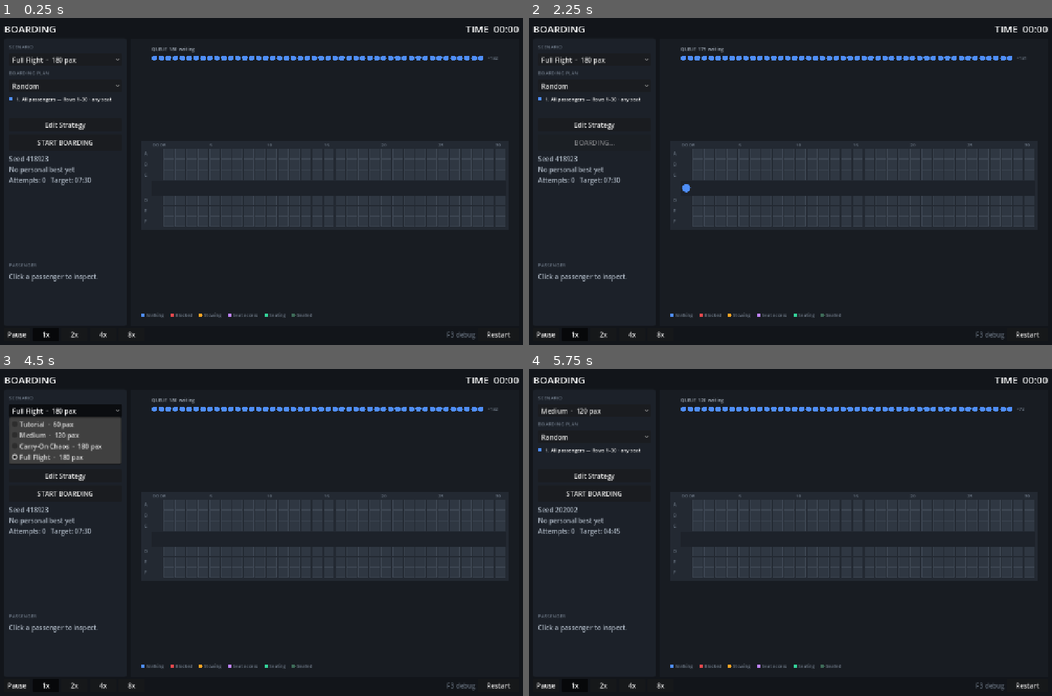
Above: before the commit, frames 1-4 (two rows, left to right).
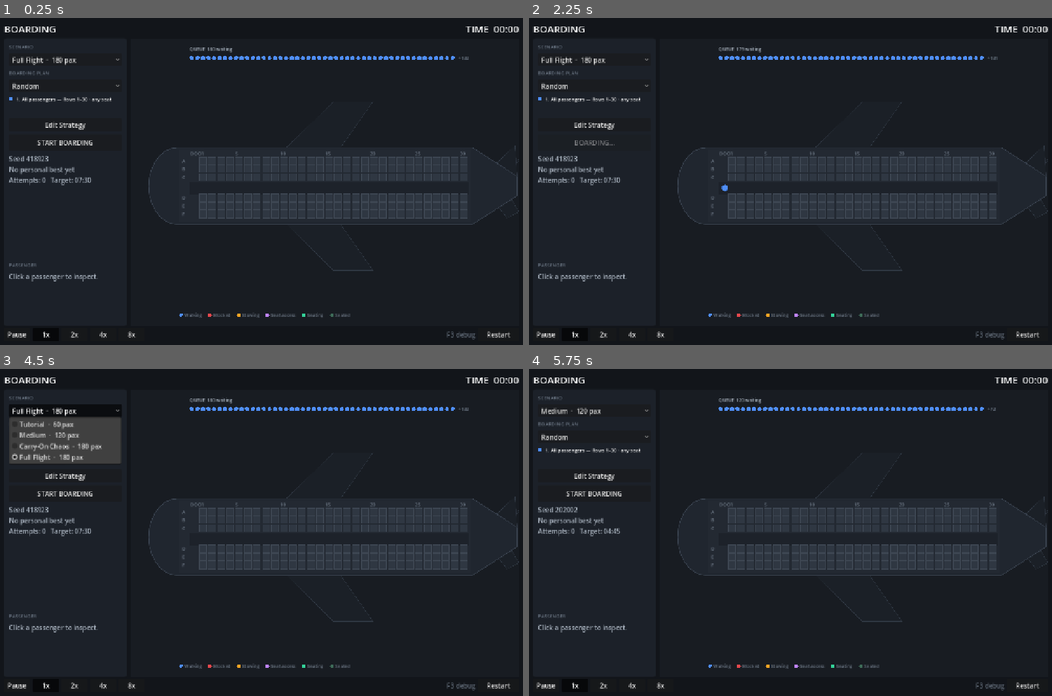
Above: after the commit, the same moments.

Repository: sariserhan/skyward
Game: Godot game, scene res://scenes/main.tscn
Two runs of this game, one before a commit and one after it. Both use one fixed random seed, a clock stepped at 60 frames per second and the inputs below.
Inputs:
- Up to frame 1 (0.25 s): no input
- Up to frame 2 (2.25 s): click "START BOARDING" at 0.5 s; click "Restart" at 1.25 s; click "START BOARDING" at 2 s
- Up to frame 3 (4.5 s): click "Restart" at 2.75 s; click "Restart" at 3.5 s; click "Full Flight · 180 pax" at 4.25 s
- Up to frame 4 (5.75 s): click "Random" at 5 s

The runs differ from the first frame. In frame 1, 2.8% of the frame differs, in the area x 27-100%, y 8-92%; in frame 2, 2.8%; in frame 3, 2.8%; in frame 4, 2.8%.

Commit message:
Renderer: smooth movement, state animations, airframe outline
Passenger positions interpolate from in-cell progress so walking glides
instead of stepping; stowing shows the bag travelling into the bin,
seat-access waits pulse a chevron, and seating slides the passenger from
the aisle into the seat. Nose, tail, wings and fin are drawn around the
cabin. Renderer only; simulation unchanged.

Co-Authored-By: Claude Fable 5.1 <noreply@anthropic.com>

Diff:
--- a/game/scripts/ui/aircraft_view.gd
+++ b/game/scripts/ui/aircraft_view.gd
@@ -12,6 +12,12 @@
 const COLOR_SEAT_OUTLINE := Color("#3d4652")
 const COLOR_SEAT_TAKEN := Color("#3e6b58")
 const COLOR_AISLE := Color("#1d222a")
+const COLOR_FUSELAGE := Color("#20262f")
+const COLOR_FUSELAGE_EDGE := Color("#3a4350")
+const COLOR_WING := Color("#1b2027")
+const COLOR_WING_EDGE := Color("#2f3742")
+const NOSE_LEN := 70.0
+const TAIL_LEN := 110.0
 const COLOR_TEXT := Color("#aab4c0")
 const COLOR_TEXT_DIM := Color("#6b7684")
 const COLOR_SELECT := Color("#ffffff")
@@ -104,7 +110,7 @@
 	var queue_h := 48.0
 	var legend_h := 28.0
 	var label_w := 26.0
-	var avail_w := size.x - margin * 2.0 - label_w
+	var avail_w := size.x - margin * 2.0 - label_w - NOSE_LEN - TAIL_LEN
 	var cell_w: float = clampf(floorf(avail_w / float(cells)), 12.0, 34.0)
 	var seat := cell_w - 4.0
 	var gap := 2.0
@@ -120,6 +126,8 @@
 	var aisle_y := seats_top + left_count * (seat + gap)
 	var aisle_cy := aisle_y + aisle_h / 2.0
 	var cells_left := cabin_left + label_w
+
+	_draw_airframe(cabin_left, cabin_top, cabin_w, cabin_h, cells_left, cell_w, aircraft.rows)
 
 	# Cabin body and aisle
 	draw_rect(Rect2(cabin_left, cabin_top, cabin_w, cabin_h), COLOR_CABIN)
@@ -161,31 +169,66 @@
 				if selected != null and selected.seat_key() == key:
 					draw_rect(r.grow(1.5), COLOR_SELECT, false, 2.0)
 
-	# Passengers in the aisle
+	# Passengers in the aisle. Positions are interpolated from simulation
+	# progress so movement glides; nothing here feeds back into the sim.
 	var radius := seat * 0.42
+	var t := float(sim.tick)
 	for cell in range(0, cells):
 		var pid: int = sim.aisle[cell]
 		if pid == -1:
 			continue
 		var p: Passenger = sim.passenger_by_id(pid)
-		var center := Vector2(cells_left + cell * cell_w + cell_w / 2.0, aisle_cy)
+		var cell_cx := cells_left + cell * cell_w + cell_w / 2.0
+		var center := Vector2(cell_cx, aisle_cy)
+		var col := state_color(p.state)
+		match p.state:
+			Passenger.State.ENTERING, Passenger.State.WALKING, Passenger.State.BLOCKED:
+				var frac := 0.0
+				if p.walk_ticks_per_cell > 0:
+					frac = clampf(float(p.progress) / float(p.walk_ticks_per_cell), 0.0, 1.0)
+				# Never draw on top of the passenger ahead.
+				var next_cell := cell + 1
+				if next_cell < cells and sim.aisle[next_cell] != -1:
+					frac = minf(frac, 0.55)
+				center.x += frac * cell_w
+				# Slight stride bob while actually moving.
+				if p.state != Passenger.State.BLOCKED:
+					center.y += sin(t * 0.9 + float(p.id)) * 0.8
+			Passenger.State.STOWING:
+				center.y += sin(t * 0.5 + float(p.id)) * 1.2
+			Passenger.State.WAITING_FOR_SEAT:
+				center.x += sin(t * 0.35 + float(p.id)) * 1.5
+			Passenger.State.SEATING:
+				# Slide from the aisle into the seat.
+				var dur := maxi(1, p.seat_access_duration)
+				var frac := 1.0 - clampf(float(p.timer) / float(dur), 0.0, 1.0)
+				var li: int = letters.find(p.seat_letter)
+				var sy := _seat_y(li, left_count, seats_top, seat, gap, aisle_h)
+				var seat_center := Vector2(cells_left + p.seat_row * cell_w + 2.0 + seat * 0.5, sy + seat * 0.5)
+				center = center.lerp(seat_center, frac * frac)
 		_passenger_pos[pid] = center
-		var col := state_color(p.state)
 		draw_circle(center, radius, col)
 		draw_circle(center, radius, group_color(p.boarding_group).darkened(0.3), false, 1.0)
 		match p.state:
 			Passenger.State.STOWING:
-				# Bag glyph inside the body
+				# Bag travels from the body up into the bin on the seat side.
+				var dur := maxi(1, p.luggage_stow_duration)
+				var frac := 1.0 - clampf(float(p.timer) / float(dur), 0.0, 1.0)
+				var dir := -1.0 if p.side == 0 else 1.0
 				var bw := radius * 0.9
-				draw_rect(Rect2(center.x - bw / 2.0, center.y - bw * 0.35, bw, bw * 0.7), Color("#3b2a08"))
-				draw_rect(Rect2(center.x - bw * 0.2, center.y - bw * 0.55, bw * 0.4, bw * 0.2), Color("#3b2a08"))
+				var by := center.y + dir * (radius * 0.2 + frac * (radius + 8.0))
+				var bag_col := Color("#3b2a08").lerp(Color("#3b2a08", 0.2), frac)
+				draw_rect(Rect2(center.x - bw / 2.0, by - bw * 0.35, bw, bw * 0.7), bag_col)
+				draw_rect(Rect2(center.x - bw * 0.2, by - bw * 0.55, bw * 0.4, bw * 0.2), bag_col)
 			Passenger.State.WAITING_FOR_SEAT:
-				# Chevron toward the seat side (side 0 is drawn above the aisle)
+				# Pulsing chevron toward the seat side (side 0 is drawn above the aisle)
 				var dir := -1.0 if p.side == 0 else 1.0
-				var tip := Vector2(center.x, center.y + dir * radius * 0.75)
-				var base_y := center.y - dir * radius * 0.15
-				draw_line(Vector2(center.x - radius * 0.5, base_y), tip, Color("#ffffff"), 1.5)
-				draw_line(Vector2(center.x + radius * 0.5, base_y), tip, Color("#ffffff"), 1.5)
+				var pulse := 0.6 + 0.4 * (0.5 + 0.5 * sin(t * 0.4))
+				var tip := Vector2(center.x, center.y + dir * radius * 0.8)
+				var base_y := center.y - dir * radius * 0.1
+				var white := Color(1, 1, 1, pulse)
+				draw_line(Vector2(center.x - radius * 0.5, base_y), tip, white, 1.5)
+				draw_line(Vector2(center.x + radius * 0.5, base_y), tip, white, 1.5)
 			Passenger.State.BLOCKED:
 				draw_circle(center, radius * 0.3, Color("#ffffff", 0.75))
 		if pid == selected_id:
@@ -233,3 +276,71 @@
 	if i >= left_count:
 		y += aisle_h
 	return y
+
+
+## Nose, tail, wings and stabilisers drawn around the cabin rectangle. Pure
+## decoration so the cabin reads as an aircraft; nothing else depends on it.
+func _draw_airframe(cabin_left: float, cabin_top: float, cabin_w: float, cabin_h: float,
+		cells_left: float, cell_w: float, rows: int) -> void:
+	var cy := cabin_top + cabin_h / 2.0
+	var half_h := cabin_h / 2.0 + 6.0
+	var body_left := cabin_left - 4.0
+	var body_right := cabin_left + cabin_w + 4.0
+
+	# Wings: swept trapezoids either side of the cabin around the middle rows.
+	var wing_root_from := cells_left + (rows * 0.36) * cell_w
+	var wing_root_to := cells_left + (rows * 0.56) * cell_w
+	var wing_span := clampf(size.y * 0.16, 50.0, 120.0)
+	var sweep := cell_w * 4.0
+	for dir: float in [-1.0, 1.0]:
+		var base_y := cy + dir * half_h
+		var tip_y := base_y + dir * wing_span
+		var wing := PackedVector2Array([
+			Vector2(wing_root_from, base_y),
+			Vector2(wing_root_to, base_y),
+			Vector2(wing_root_to + sweep * 0.9, tip_y),
+			Vector2(wing_root_from + sweep * 1.3, tip_y),
+		])
+		draw_colored_polygon(wing, COLOR_WING)
+		draw_polyline(_closed(wing), COLOR_WING_EDGE, 1.0, true)
+		# Horizontal stabiliser near the tail.
+		var st_from := body_right + TAIL_LEN * 0.45
+		var st_to := body_right + TAIL_LEN * 0.8
+		var st_span := wing_span * 0.4
+		var stab := PackedVector2Array([
+			Vector2(st_from, cy + dir * (half_h * 0.35)),
+			Vector2(st_to, cy + dir * (half_h * 0.2)),
+			Vector2(st_to + cell_w * 1.2, cy + dir * (half_h * 0.2 + st_span)),
+			Vector2(st_from + cell_w * 1.6, cy + dir * (half_h * 0.35 + st_span)),
+		])
+		draw_colored_polygon(stab, COLOR_WING)
+		draw_polyline(_closed(stab), COLOR_WING_EDGE, 1.0, true)
+
+	# Fuselage outline: half-ellipse nose on the left, tapered cone on the right.
+	var pts := PackedVector2Array()
+	var steps := 14
+	for i in range(steps + 1):
+		var a := -PI / 2.0 + PI * float(i) / float(steps)
+		pts.append(Vector2(body_left - NOSE_LEN * cos(a), cy + half_h * sin(a)))
+	# pts now runs from top of nose round to bottom; continue along the bottom edge to the tail.
+	pts.append(Vector2(body_right, cy + half_h))
+	pts.append(Vector2(body_right + TAIL_LEN, cy + half_h * 0.25))
+	pts.append(Vector2(body_right + TAIL_LEN, cy - half_h * 0.25))
+	pts.append(Vector2(body_right, cy - half_h))
+	draw_colored_polygon(pts, COLOR_FUSELAGE)
+	draw_polyline(_closed(pts), COLOR_FUSELAGE_EDGE, 1.5, true)
+
+	# Vertical fin, drawn as a small dark wedge on the tail cone.
+	var fin := PackedVector2Array([
+		Vector2(body_right + TAIL_LEN * 0.55, cy - half_h * 0.6),
+		Vector2(body_right + TAIL_LEN * 0.95, cy - half_h * 1.05),
+		Vector2(body_right + TAIL_LEN, cy - half_h * 0.25),
+	])
+	draw_colored_polygon(fin, COLOR_WING)
+	draw_polyline(_closed(fin), COLOR_WING_EDGE, 1.0, true)
+
+
+static func _closed(poly: PackedVector2Array) -> PackedVector2Array:
+	var out := PackedVector2Array(poly)
+	out.append(poly[0])
+	return out
--- a/game/scripts/ui/main.gd
+++ b/game/scripts/ui/main.gd
@@ -300,6 +300,8 @@
 	debug_panel.add_child(vbox)
 	debug_label = Label.new()
 	debug_label.add_theme_font_size_override("font_size", 12)
+	debug_label.autowrap_mode = TextServer.AUTOWRAP_ARBITRARY
+	debug_label.custom_minimum_size.x = 300
 	vbox.add_child(debug_label)
 	var run := Button.new()
 	run.text = "RUN TO COMPLETION"
Not shown, changed: docs/screenshots/01_planning.png
Not shown, changed: docs/screenshots/02_boarding.png
Not shown, changed: docs/screenshots/03_results.png
Not shown, changed: docs/screenshots/04_editor.png
Not shown, changed: docs/screenshots/05_congestion.png
